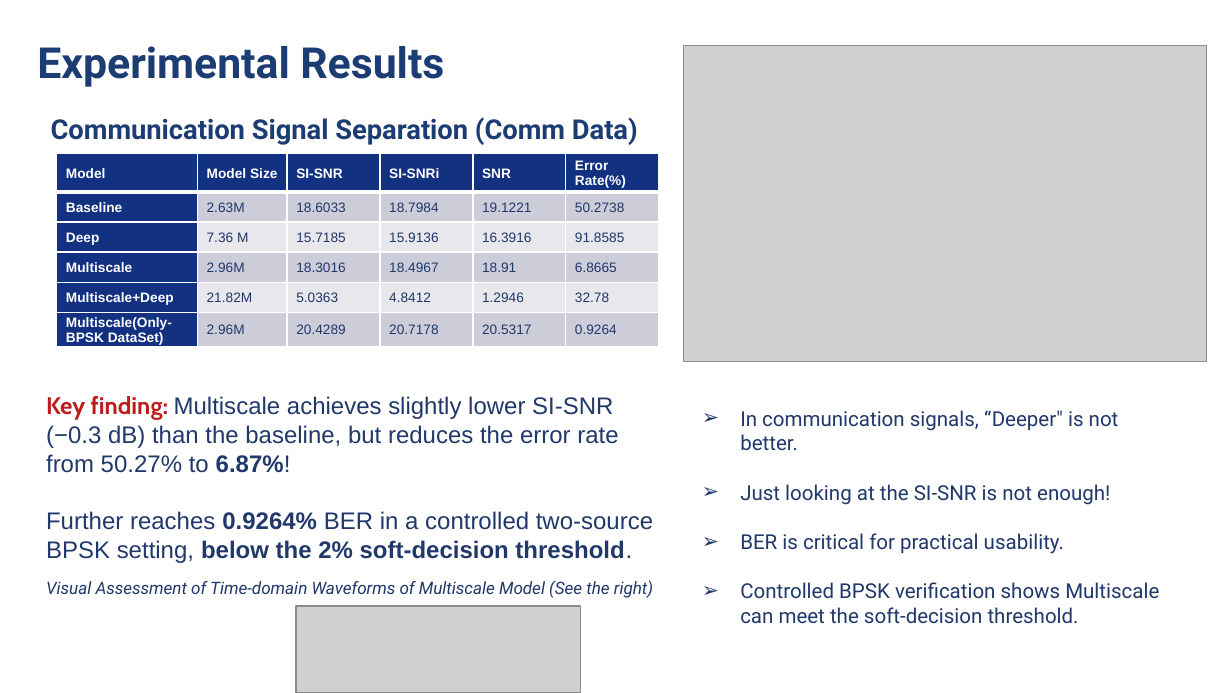
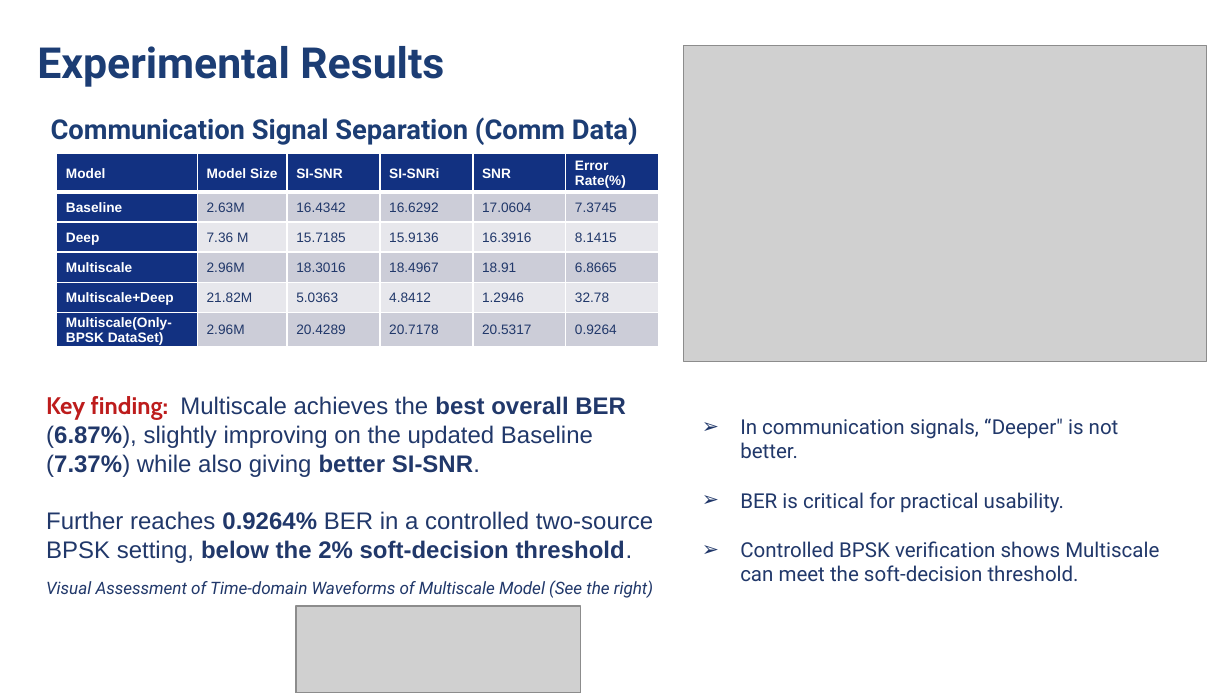
Before and after one commit to Keeper0824/Research-on-Blind-Source-Separation-Based-on-Time-Domain-Masking, a slide deck: slide 11 of Documents/Sun Haoran_2022213462_FinalViva.pptx. Drawn at 1232x693 pixels with LibreOffice and Linux fonts; fonts in the diff are those of the drawing; grey boxes stand for pictures; background and template pictures are left out. Boxes give left, top, right and bottom in pixels: in the first picture for what was removed or moved away, otherwise in the second. Text is boxed around its words. In the diff, an @@ line names an element or a change of style, - is before the commit and + after.

```diff
--- a/Documents/Sun Haoran_2022213462_FinalViva.pptx
+++ b/Documents/Sun Haoran_2022213462_FinalViva.pptx
@@ table at (x1=57, y1=153, x2=657, y2=349) @@
-row 2: Baseline | 2.63M | 18.6033 | 18.7984 | 19.1221 | 50.2738
+row 2: Baseline | 2.63M | 16.4342 | 16.6292 | 17.0604 | 7.3745
-row 3, column 6: 91.8585
+row 3, column 6: 8.1415
@@ text at (x1=46, y1=396, x2=626, y2=477): text changed @@
-Key finding: Multiscale achieves slightly lower SI-SNR (−0.3 dB) than the baseline, but reduces the error rate from 50.27% to 6.87%!
+Key finding: Multiscale achieves the best overall BER (6.87%), slightly improving on the updated Baseline (7.37%) while also giving better SI-SNR.
@@ text "In communication signals, “Deeper" is ..." moved from (x1=740, y1=410, x2=1159, y2=624) to (x1=740, y1=418, x2=1159, y2=582) @@
@@ text at (x1=740, y1=484, x2=1110, y2=505): paragraph removed @@
-➢ Just looking at the SI-SNR is not enough!
```
Also in this commit, not shown: 3 other slides changed, 3 other files.
